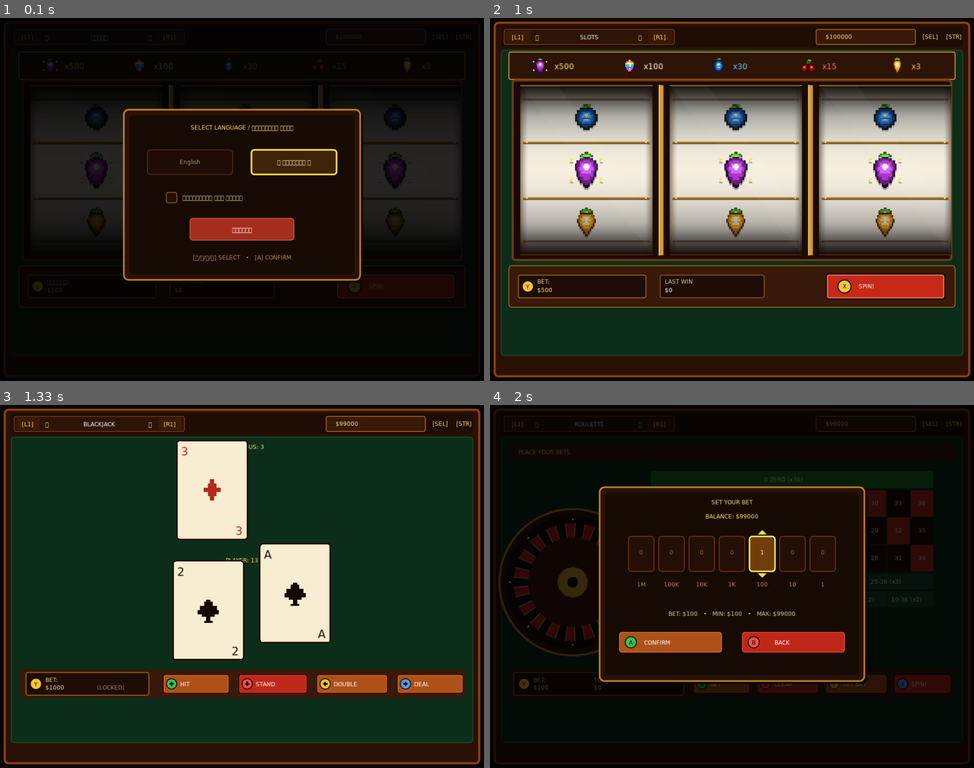
Above: before the commit, frames 1-4 (two rows, left to right).
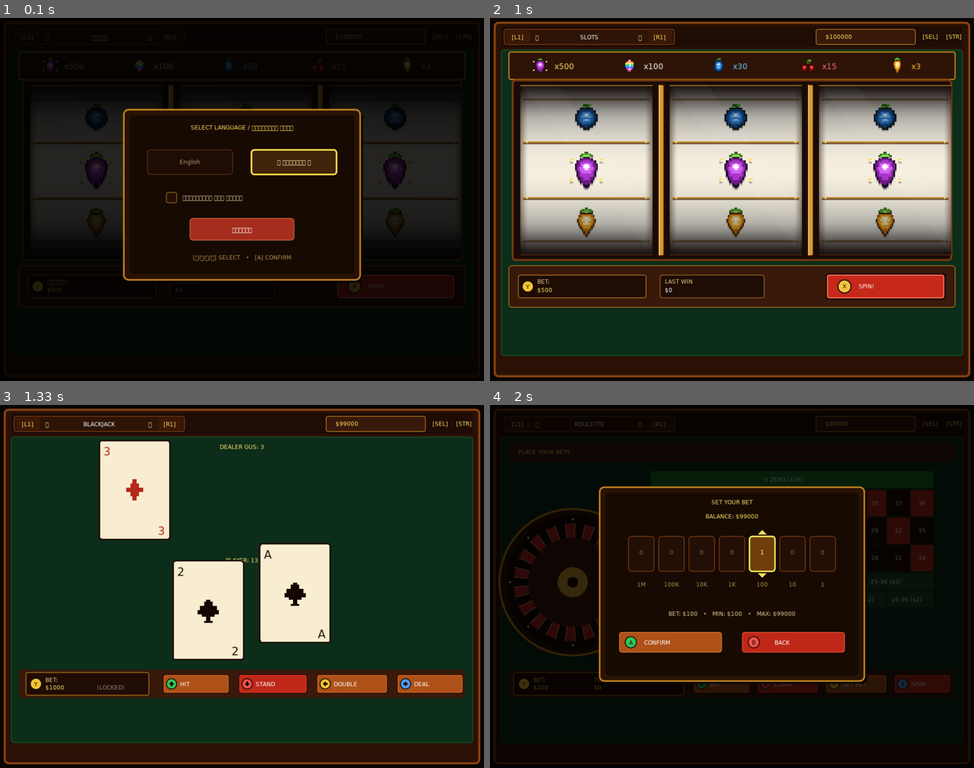
Above: after the commit, the same moments.

Repository: byMr712/SlotGame-PortMaster
Game: LÖVE game, started from casino/main.lua
Same seed, same stepped clock (60 frames per second), same inputs: the game is played once before the commit and once after it.
Inputs:
- Up to frame 1 (0.1 s): no input
- Up to frame 2 (1 s): hold Right 0.33-0.8 s; click "PLAY" at 0.88 s
- Up to frame 3 (1.33 s): tap E at 1.17 s
- Up to frame 4 (2 s): tap E at 1.5 s; tap Y at 1.83 s

Frames 1-2 are identical in both runs. In frame 3, 8.1% of the frame differs, in the area x 20-52%, y 9-38%; in frame 4, nothing differs.

Commit message:
feat(blackjack): pre-deal dealer cards face-down and rotate shared card back symbol each match

Diff:
--- a/casino/src/games/blackjack.lua
+++ b/casino/src/games/blackjack.lua
@@ -22,6 +22,19 @@
 bj.gameOver = true
 bj.statusText = ""
 bj.dealAnim = 1
+
+local cardBackSymbols = { "stardrop", "prism", "ancient", "cherry", "parsnip" }
+bj.currentCardBack = "stardrop"
+
+local function pickNewCardBack()
+    local available = {}
+    for _, s in ipairs(cardBackSymbols) do
+        if s ~= bj.currentCardBack then
+            table.insert(available, s)
+        end
+    end
+    return available[math.random(#available)]
+end
 
 local suits = { "spade", "heart", "diamond", "club" }
 local values = {
@@ -85,6 +98,7 @@
 
     audio.play("click")
     bj.gameOver = false
+    bj.currentCardBack = pickNewCardBack()
 
     local p1 = table.remove(bj.deck); p1.anim = 0.0
     local d1 = table.remove(bj.deck); d1.anim = -0.15
@@ -93,6 +107,24 @@
 
     bj.playerHand = { p1, p2 }
     bj.dealerHand = { d1, d2 }
+
+    -- Бот заранее имеет все карты на столе (добирает сразу при сдаче, в закрытую)
+    local dIdx = 2
+    while bj.calculateScore(bj.dealerHand) < 17 do
+        dIdx = dIdx + 1
+        local extraCard = table.remove(bj.deck)
+        extraCard.anim = -(dIdx * 0.15)
+        table.insert(bj.dealerHand, extraCard)
+    end
+
+    -- Если у дилера выпало 21, то он с шансом 30% добавляет себе еще карту
+    if bj.calculateScore(bj.dealerHand) == 21 and math.random() < 0.30 then
+        dIdx = dIdx + 1
+        local extraCard = table.remove(bj.deck)
+        extraCard.anim = -(dIdx * 0.15)
+        table.insert(bj.dealerHand, extraCard)
+    end
+
     bj.statusText = ""
 end
 
@@ -119,23 +151,6 @@
 function bj.stand()
     if bj.gameOver then return end
     bj.gameOver = true
-
-    -- Дилер добирает строго до 17 (Dealer stands on 17+)
-    local dIdx = 0
-    while bj.calculateScore(bj.dealerHand) < 17 do
-        dIdx = dIdx + 1
-        local extraCard = table.remove(bj.deck)
-        extraCard.anim = -(dIdx * 0.18)
-        table.insert(bj.dealerHand, extraCard)
-    end
-
-    -- Если у дилера выпало 21, то он с шансом 30% добавляет себе еще карту
-    if bj.calculateScore(bj.dealerHand) == 21 and math.random() < 0.30 then
-        dIdx = dIdx + 1
-        local extraCard = table.remove(bj.deck)
-        extraCard.anim = -(dIdx * 0.18)
-        table.insert(bj.dealerHand, extraCard)
-    end
 
     local p = bj.calculateScore(bj.playerHand)
     local d = bj.calculateScore(bj.dealerHand)
@@ -206,7 +221,7 @@
     if hidden then
         love.graphics.setColor(0.35, 0.15, 0.05)
         love.graphics.rectangle("fill", x + 3, y + 3, cw - 6, ch - 6, 4)
-        sprites.draw("stardrop", x + cw / 2, y + ch / 2, 64)
+        sprites.draw(bj.currentCardBack or "stardrop", x + cw / 2, y + ch / 2, 64)
         return
     end
 
@@ -270,7 +285,7 @@
                 local ease = 1 - math.pow(1 - p, 3)
                 local yOff = (1 - ease) * -65
                 local xOff = (1 - ease) * 35
-                drawCard(c, dStartX + (i - 1) * (cw + gap) + xOff, dealerCardsY + yOff, (i == 2 and not bj.gameOver))
+                drawCard(c, dStartX + (i - 1) * (cw + gap) + xOff, dealerCardsY + yOff, (i > 1 and not bj.gameOver))
             end
         end
     end
